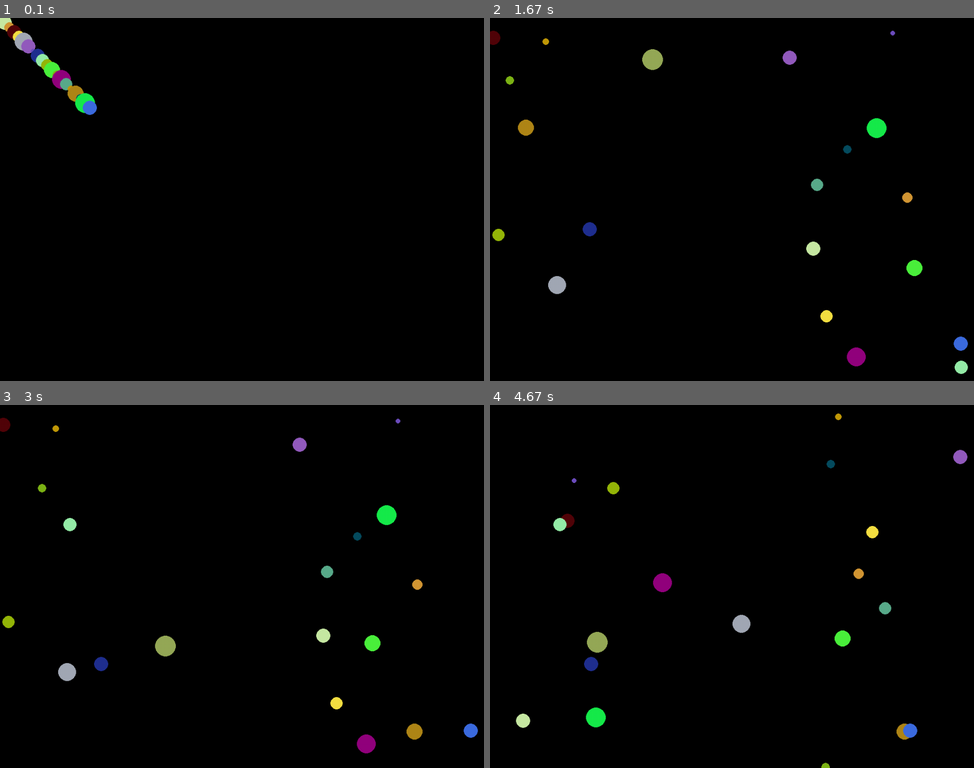
Above: before the commit, frames 1-4 (two rows, left to right).
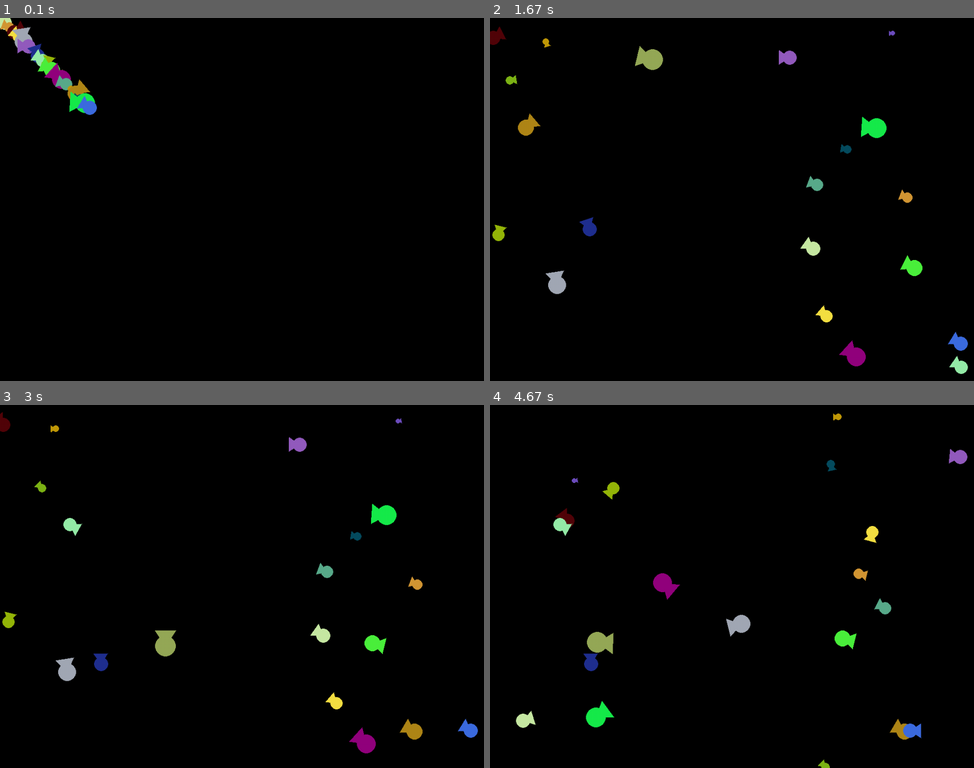
Above: after the commit, the same moments.

Repository: soravux/personalprojects
Game: pygame game, started from aquarium/main.py
Same seed, same stepped clock (60 frames per second), same inputs: the game is played once before the commit and once after it.
Inputs:
- Up to frame 1 (0.1 s): no input
- Up to frame 2 (1.67 s): no input
- Up to frame 3 (3 s): no input
- Up to frame 4 (4.67 s): no input

The runs differ from the first frame. In frame 1, 0.5% of the frame differs, in the area x 0-19%, y 0-26%; in frame 2, 0.6%; in frame 3, 0.6%; in frame 4, 0.7%, in the area x 7-96%, y 2-100%.

Commit message:
fishes have tails now

Diff:
--- a/aquarium/Fish.py
+++ b/aquarium/Fish.py
@@ -74,4 +74,16 @@
             else:
                 self.move()
     def draw(self):
+        basePos1 = (-self.size*1.5, self.size)
+        basePos2 = (-self.size*1.5, -self.size)
+        rotMat = ((math.cos(self.angle), -math.sin(self.angle)),
+                  (math.sin(self.angle),  math.cos(self.angle)))
+        newPos1 = (round(rotMat[0][0]*basePos1[0] + rotMat[0][1] * basePos1[1])+self.currentPos[0],
+                   round(rotMat[1][0]*basePos1[0] + rotMat[1][1] * basePos1[1])+self.currentPos[1])
+
+        newPos2 = (round(rotMat[0][0]*basePos2[0] + rotMat[0][1] * basePos2[1])+self.currentPos[0],
+                   round(rotMat[1][0]*basePos2[0] + rotMat[1][1] * basePos2[1])+self.currentPos[1])
+        # the main body
         pygame.draw.circle(self.windowRef, self.color, self.currentPos, self.size)
+        # the tail
+        pygame.draw.polygon(self.windowRef, self.color, (newPos1, newPos2, self.currentPos))
